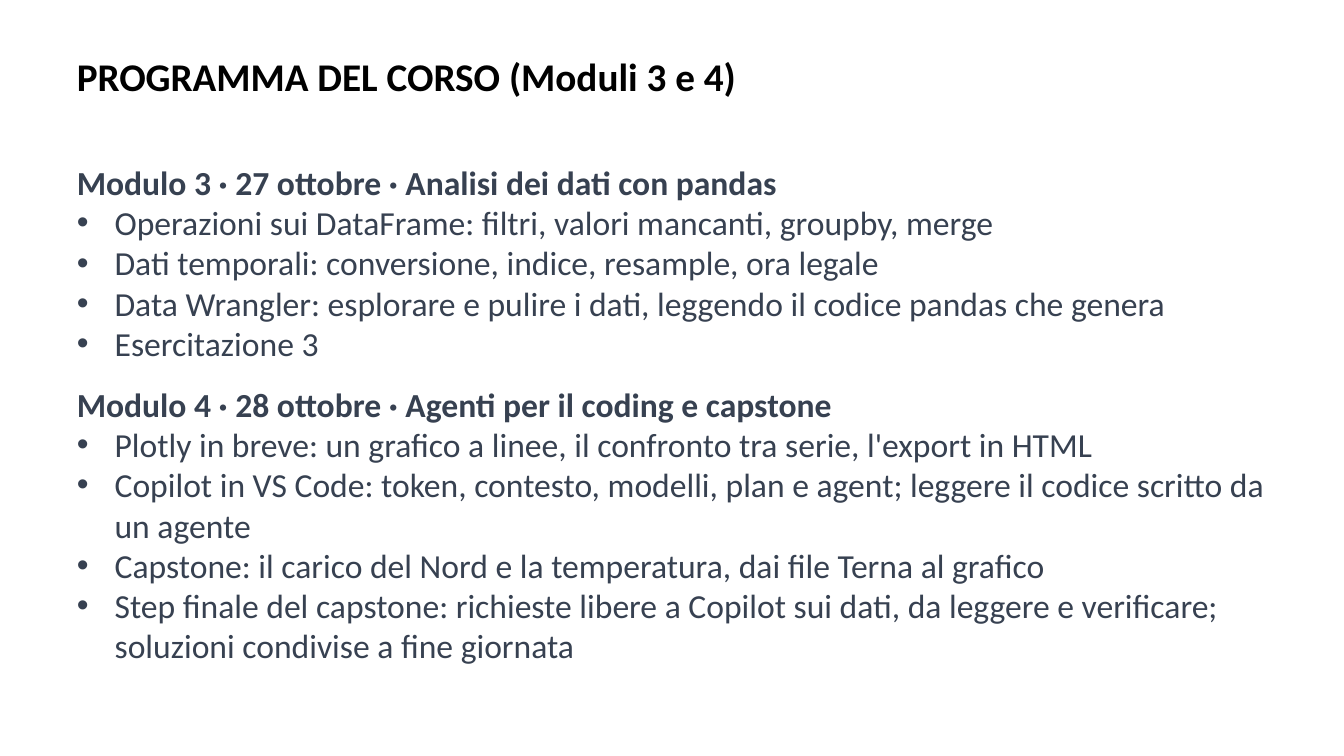
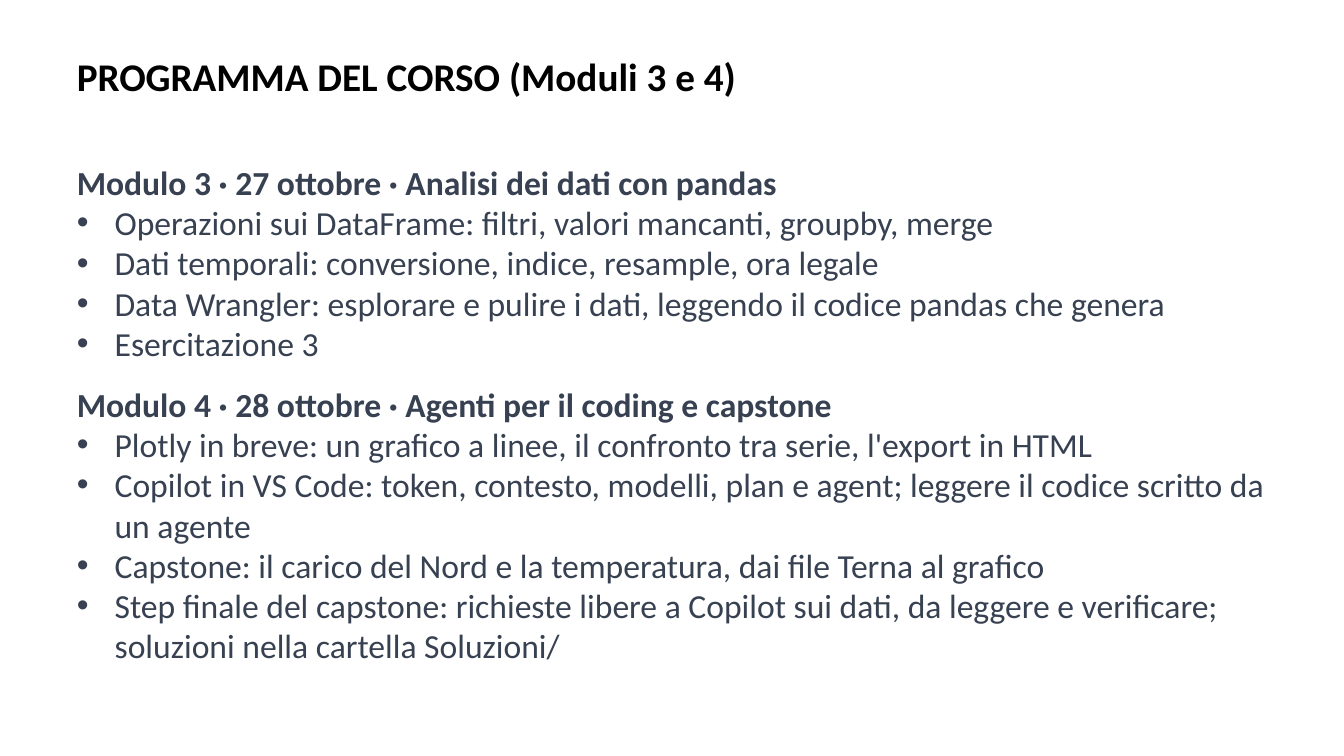
Before and after one commit to AndreaCorvaglia0/python-base-utilities, a slide deck: slide 3 of Slides/Presentazione_python_base.pptx. Drawn at 1344x756 pixels with LibreOffice and Linux fonts; fonts in the diff are those of the drawing; background and template pictures are left out. Boxes give left, top, right and bottom in pixels: in the first picture for what was removed or moved away, otherwise in the second. Text is boxed around its words. In the diff, an @@ line names an element or a change of style, - is before the commit and + after.

```diff
--- a/Slides/Presentazione_python_base.pptx
+++ b/Slides/Presentazione_python_base.pptx
@@ text at (115, 594, 1218, 660): text changed @@
-• Step finale del capstone: richieste libere a Copilot sui dati, da leggere e verificare; soluzioni condivise a fine giornata
+• Step finale del capstone: richieste libere a Copilot sui dati, da leggere e verificare; soluzioni nella cartella Soluzioni/
```
Also in this commit, not shown: 2 other slides changed, 30 other files.
